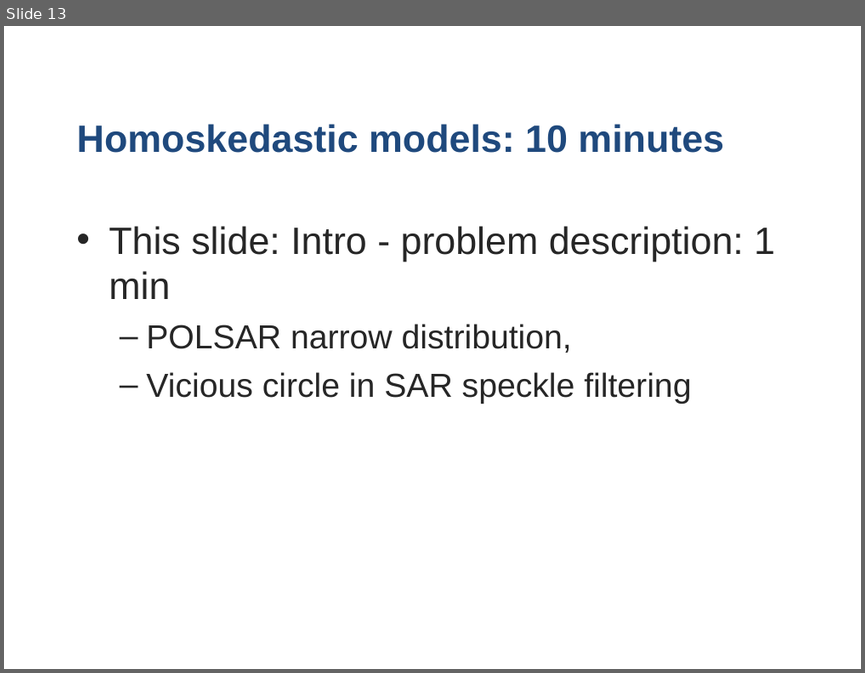
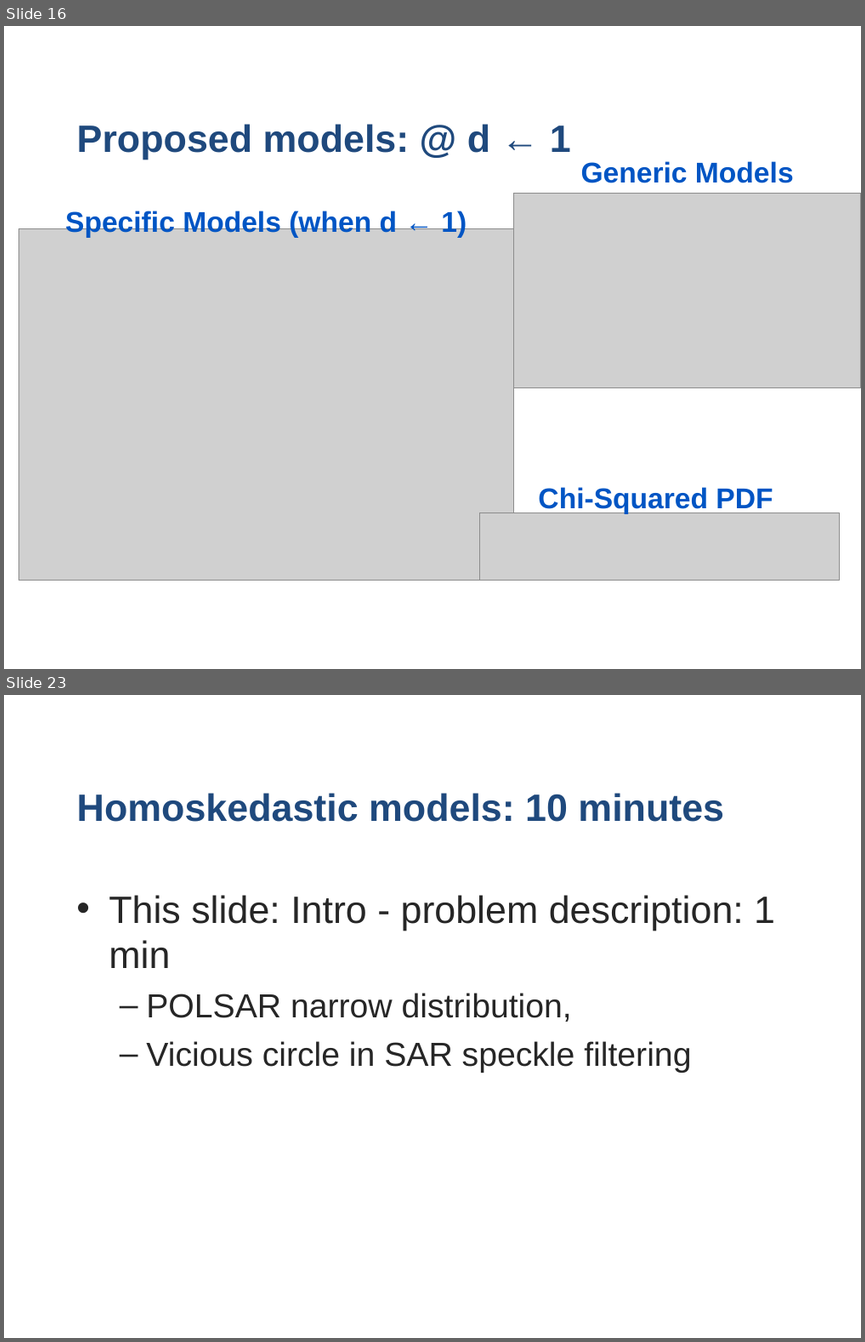
Before and after one commit to stivo-suong/thesis-latex-dev, a slide deck: oral_defense/Scalar & Homoskedastic Models for SAR & POLSAR.pptx.ppt. Shown one above the other, each under a label of ours: slide 13 before the commit, slides 16 and 23 after it; the slides between them are not shown. The pictures are 865x673 and 865x1342 pixels, drawn with LibreOffice and Linux fonts; fonts in the diff are those of the drawing; grey boxes stand for pictures; background and template pictures are left out. Boxes give left, top, right and bottom in pixels: in the first picture for what was removed or moved away, otherwise in the second. Text is boxed around its words. In the diff, an @@ line names an element or a change of style, - is before the commit and + after.

```diff
--- a/oral_defense/Scalar & Homoskedastic Models for SAR & POLSAR.pptx.ppt
+++ b/oral_defense/Scalar & Homoskedastic Models for SAR & POLSAR.pptx.ppt
@@ slide 16 added at <box>4,26,861,669</box>, background #FFFFFF @@
@@ title added at <box>77,124,571,159</box>, 32 pt, text #1F497D, bold @@
+Proposed models: @ d ← 1
@@ text added at <box>581,161,794,183</box>, 24 pt, text #0055C4, bold @@
+Generic Models
@@ picture added at <box>514,193,861,388</box> @@
@@ picture added at <box>18,229,513,579</box> @@
@@ text added at <box>65,209,466,238</box>, 24 pt, text #0055C4, bold @@
+Specific Models (when d ← 1)
@@ text added at <box>538,487,772,514</box>, 24 pt, text #0055C4, bold @@
+Chi-Squared PDF
@@ picture added at <box>479,513,840,580</box> @@
@@ what was slide 13 is now slide 23 @@
```
Also in this commit, not shown: 3 slides changed, 16 other slides added, 6 slides removed.
